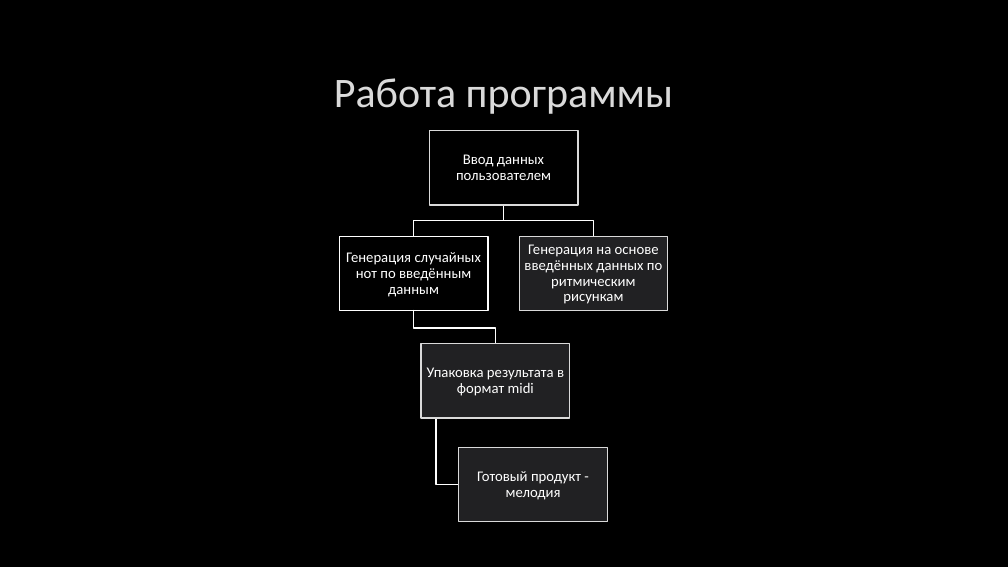
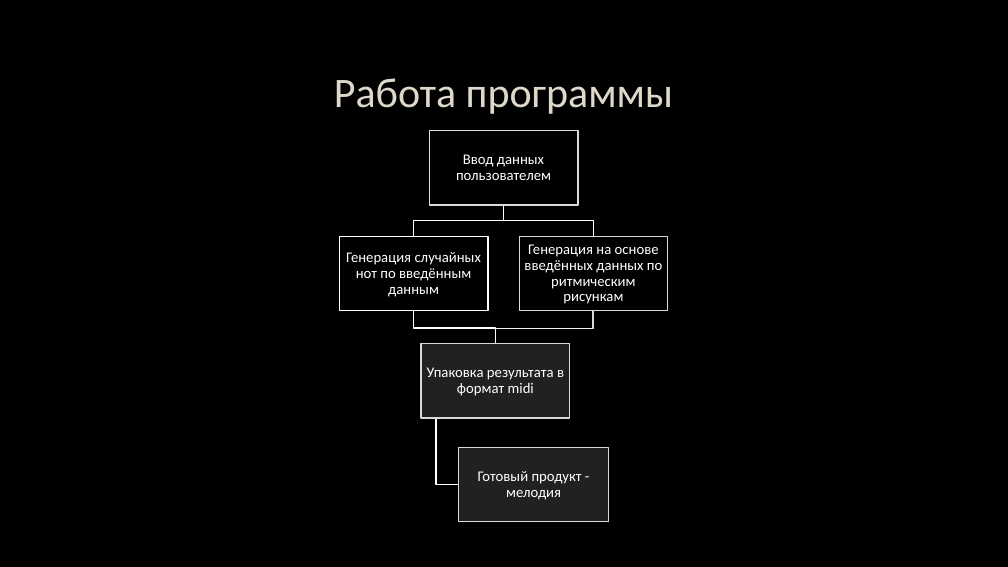
Before and after one commit to EugeniaBee/Melody-generator, a slide deck: slide 8 of Программа_Генерирующая_Музыку_ИП_Фрик_Евгений_2022.pptx (slide 7 before the commit). Drawn at 1008x567 pixels with LibreOffice and Linux fonts; fonts in the diff are those of the drawing; background and template pictures are left out. Boxes give left, top, right and bottom in pixels: in the first picture for what was removed or moved away, otherwise in the second. Text is boxed around its words. In the diff, an @@ line names an element or a change of style, - is before the commit and + after.

```diff
--- a/Программа_Генерирующая_Музыку_ИП_Фрик_Евгений_2022.pptx
+++ b/Программа_Генерирующая_Музыку_ИП_Фрик_Евгений_2022.pptx
@@ title "Работа программы" at (x1=334, y1=78, x2=673, y2=114): text colour #DADADA to #DED8CA @@
@@ rectangle at (x1=520, y1=236, x2=668, y2=310): fill #212123 to none @@
@@ line added from (495, 328) to (594, 328), #F2F2F2 1.25 pt @@
@@ line added from (594, 311) to (594, 328), #D9D9D9 1.25 pt @@
```
Also in this commit, not shown: 6 other slides changed, 3 slides added.
